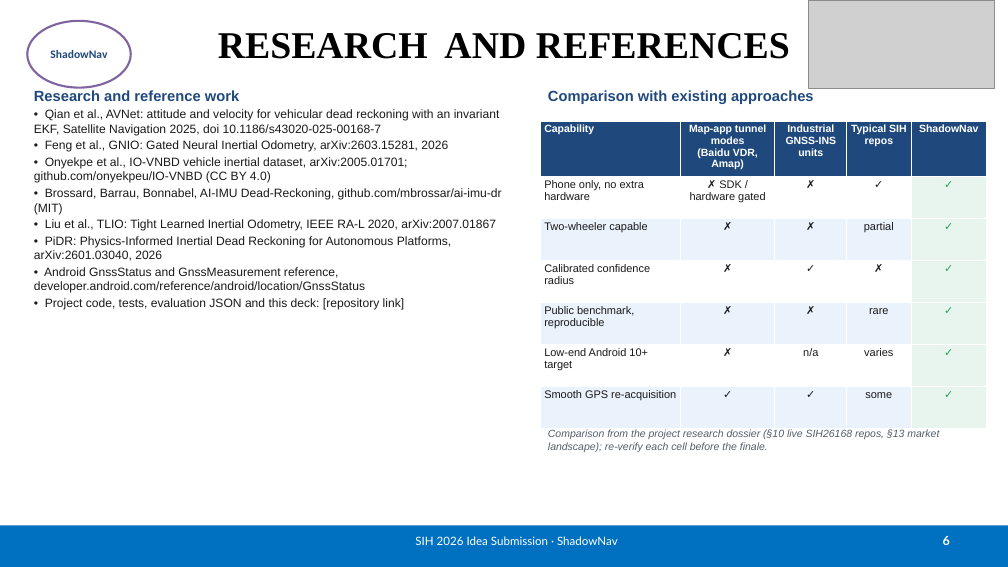
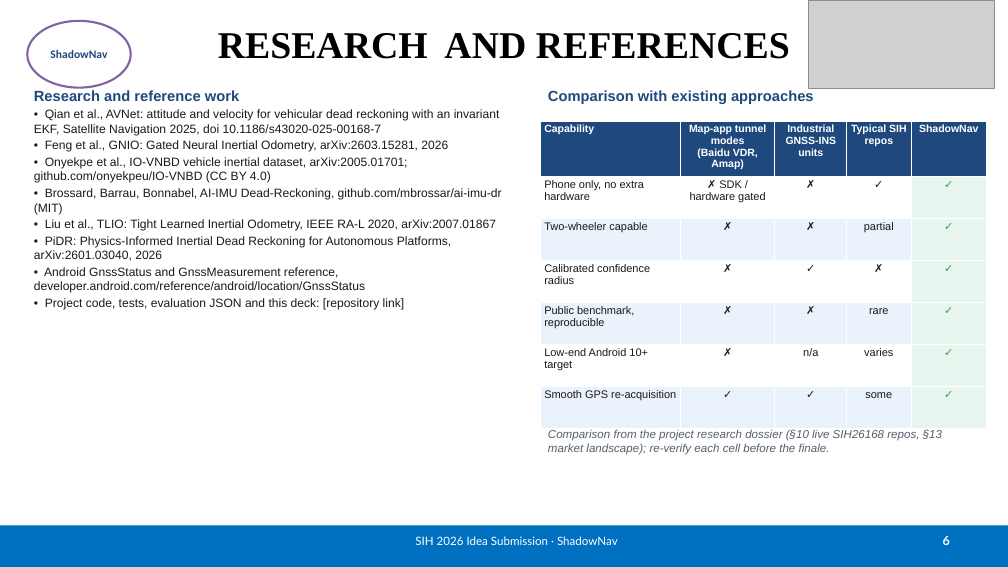
Before and after one commit to Shahid-2705/ShadowNav, a slide deck: slide 6 of submission/ShadowNav_SIH2026_Idea.pptx. Drawn at 1008x567 pixels with LibreOffice and Linux fonts; fonts in the diff are those of the drawing; grey boxes stand for pictures. Boxes give left, top, right and bottom in pixels: in the first picture for what was removed or moved away, otherwise in the second. Text is boxed around its words. In the diff, an @@ line names an element or a change of style, - is before the commit and + after.

```diff
--- a/submission/ShadowNav_SIH2026_Idea.pptx
+++ b/submission/ShadowNav_SIH2026_Idea.pptx
@@ text "Comparison from the project research ..." at box(548, 429, 942, 455): size 10 to 11 pt @@
```
Also in this commit, not shown: 2 other slides changed, 2 other files.
